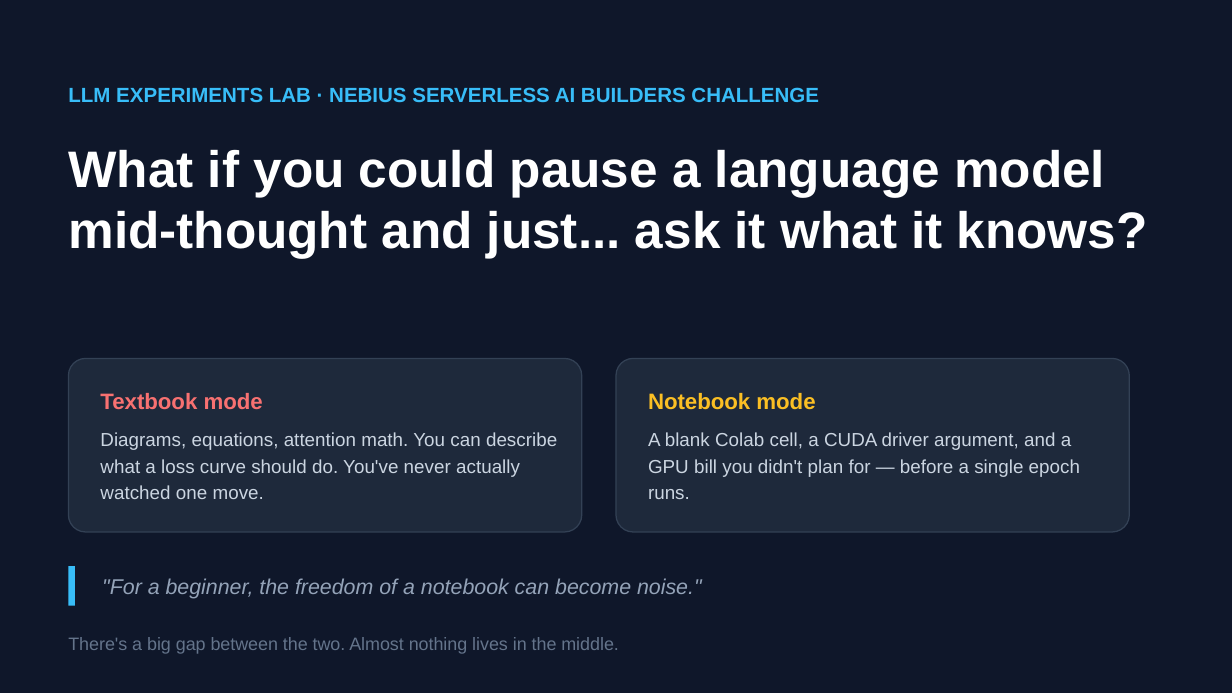
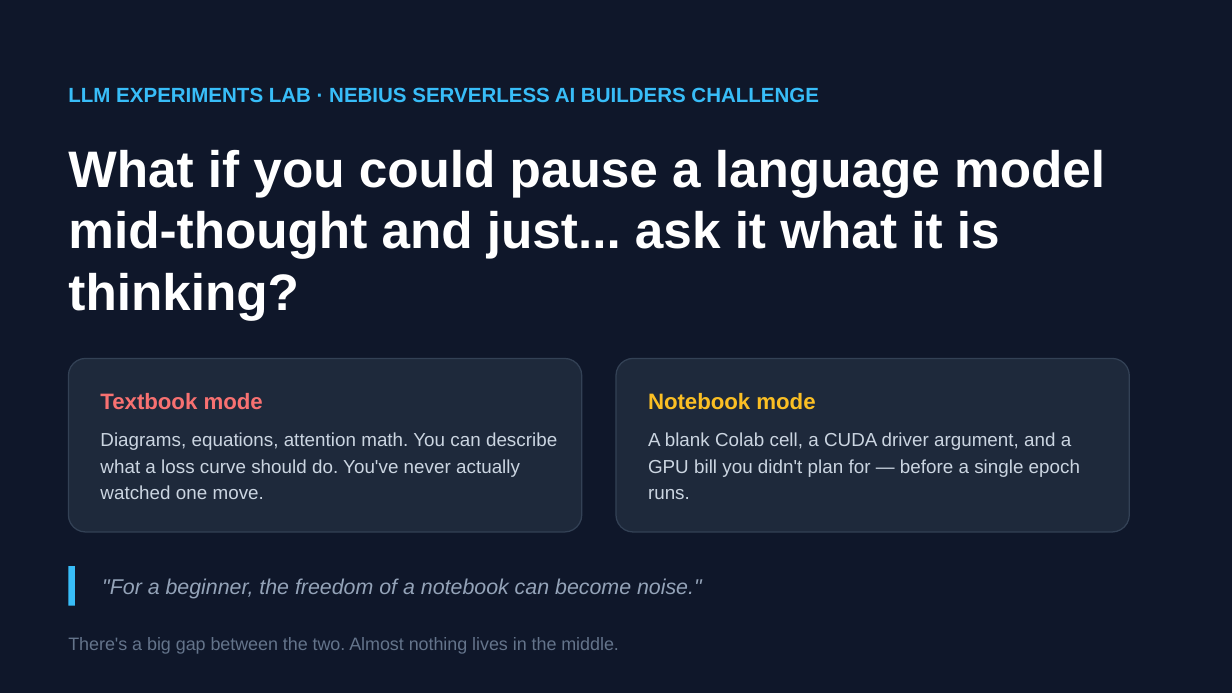
Before and after one commit to NnamdiOdozi/llm_experiments_lab, a slide deck: slide 1 of presentation/LLM_Experiments_Lab.pptx. Drawn at 1232x693 pixels with LibreOffice and Linux fonts; fonts in the diff are those of the drawing. Boxes give left, top, right and bottom in pixels: in the first picture for what was removed or moved away, otherwise in the second. Text is boxed around its words. In the diff, an @@ line names an element or a change of style, - is before the commit and + after.

```diff
--- a/presentation/LLM_Experiments_Lab.pptx
+++ b/presentation/LLM_Experiments_Lab.pptx
@@ text at (68, 149, 1105, 320): text changed @@
-What if you could pause a language model mid-thought and just... ask it what it knows?
+What if you could pause a language model mid-thought and just... ask it what it is thinking?
```
Also in this commit, not shown: 3 other slides changed, 1 slide removed, 13 other files.
